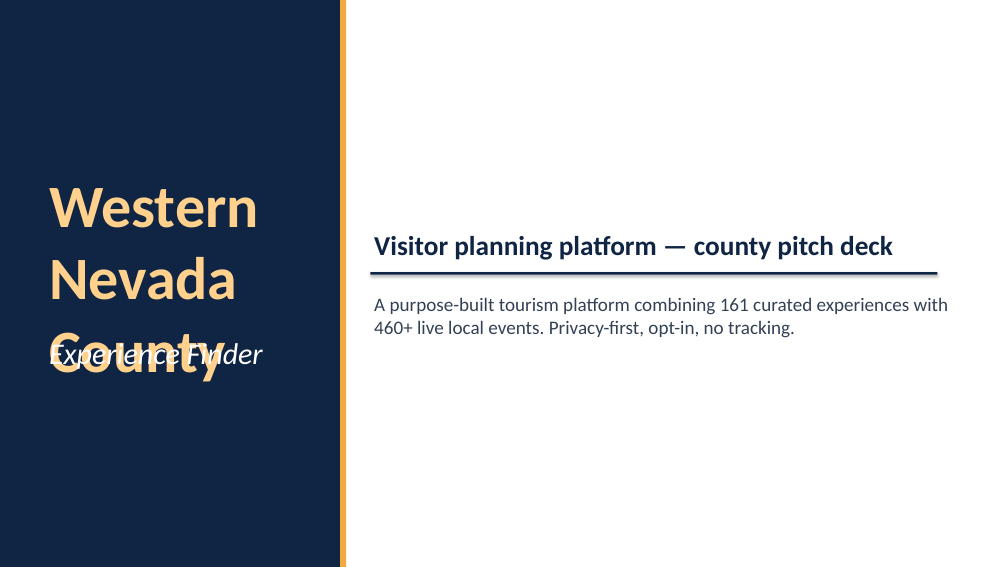
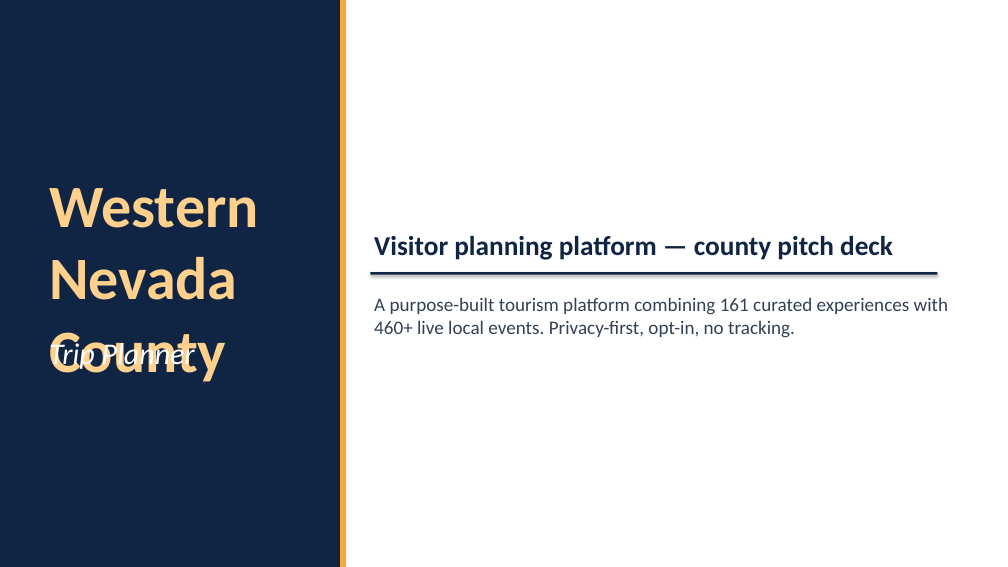
Before and after one commit to liammlrb-eng/nevada-county-experiences, a slide deck: slide 1 of demo_pitch.pptx. Drawn at 1008x567 pixels with LibreOffice and Linux fonts; fonts in the diff are those of the drawing. Boxes give left, top, right and bottom in pixels: in the first picture for what was removed or moved away, otherwise in the second. Text is boxed around its words. In the diff, an @@ line names an element or a change of style, - is before the commit and + after.

```diff
--- a/demo_pitch.pptx
+++ b/demo_pitch.pptx
@@ text at [49,339,195,372]: text changed @@
-Experience Finder
+Trip Planner
```
Also in this commit, not shown: 3 other files.
